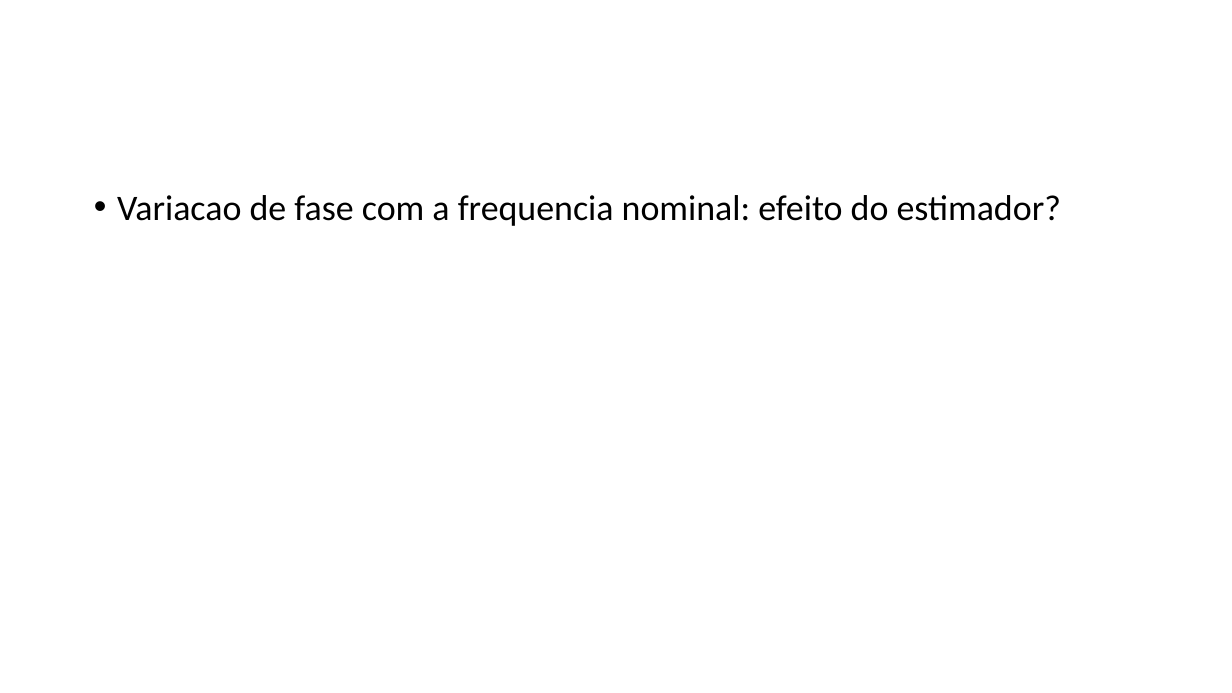
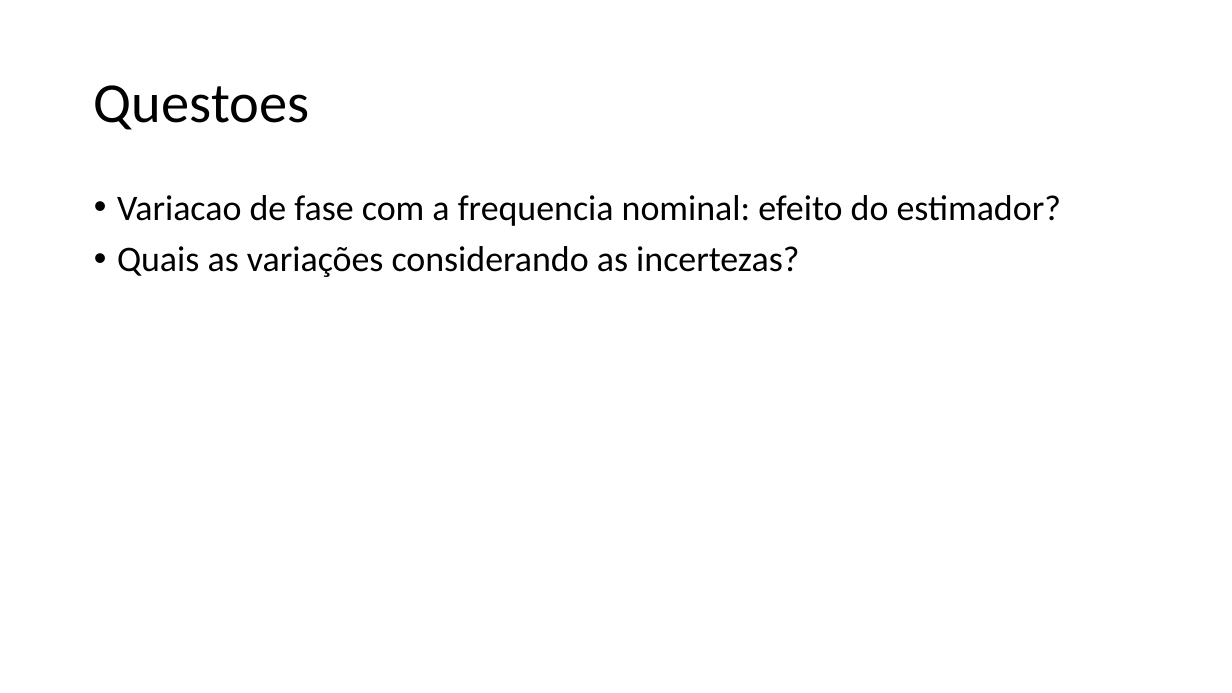
Before and after one commit to mbmartins/MATLABcodes, a slide deck: slide 17 of CPEM2018 Full Paper/CPEM2018.pptx. Drawn at 1232x693 pixels with LibreOffice and Linux fonts; fonts in the diff are those of the drawing. Boxes give left, top, right and bottom in pixels: in the first picture for what was removed or moved away, otherwise in the second. Text is boxed around its words. In the diff, an @@ line names an element or a change of style, - is before the commit and + after.

```diff
--- a/CPEM2018 Full Paper/CPEM2018.pptx
+++ b/CPEM2018 Full Paper/CPEM2018.pptx
@@ title added at bbox=[94, 85, 309, 130], 44 pt, text #000000 @@
+Questoes
@@ text at bbox=[117, 246, 799, 277]: paragraph added @@
+• Quais as variações considerando as incertezas?
```
Also in this commit, not shown: 2 other slides changed, 3 other files.
